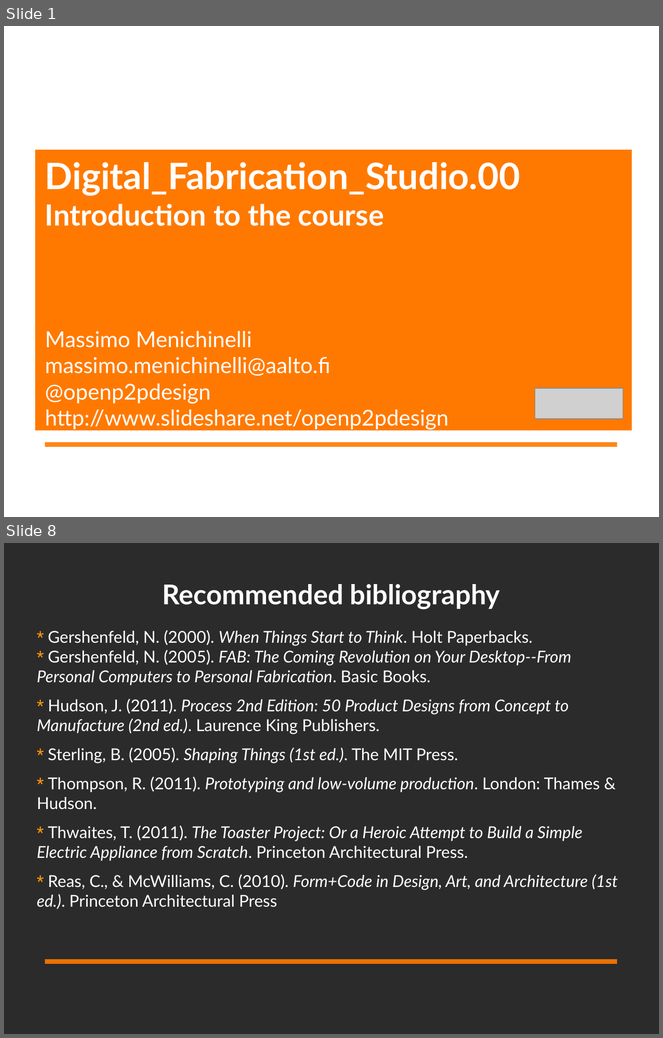
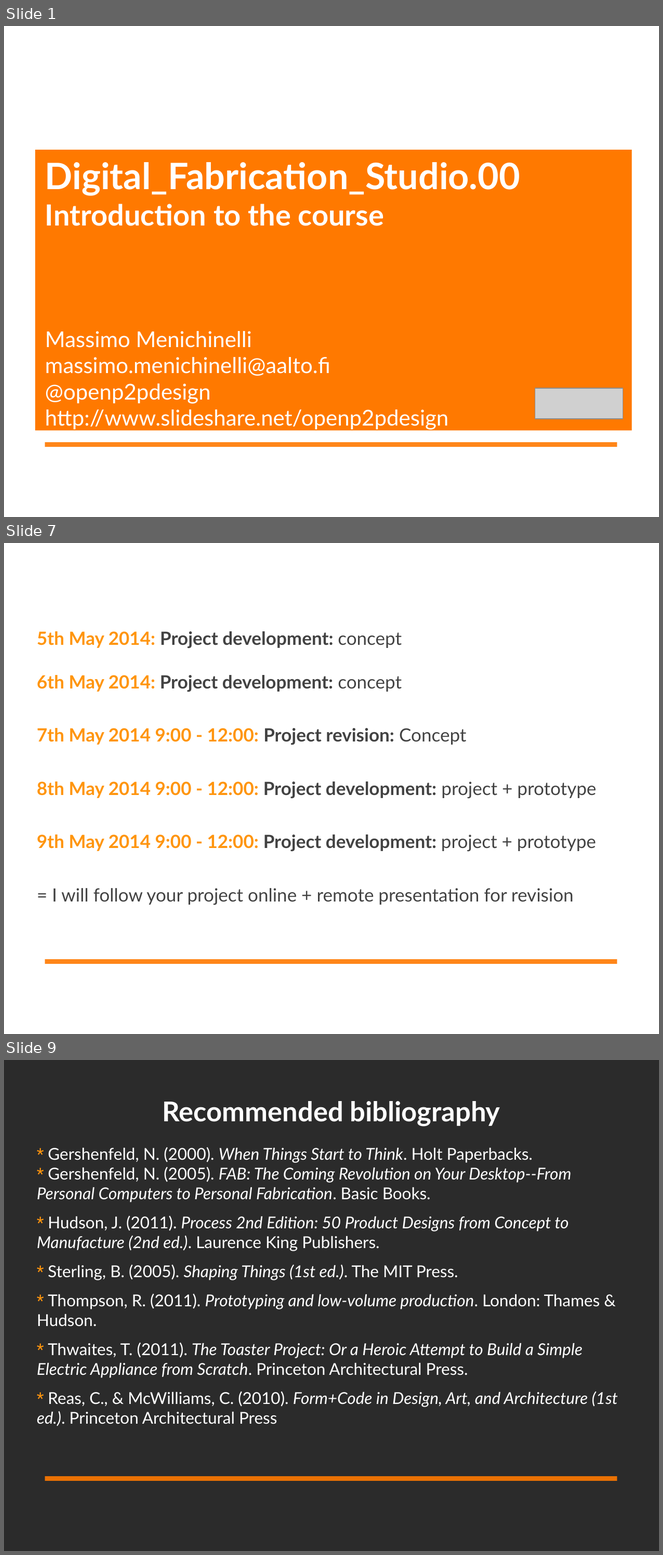
Before and after one commit to DigitalFabricationStudio/Slides, a slide deck: libreoffice/DigitalFabricationStudio.00__Introduction.odp. Shown one above the other, each under a label of ours: slides 1 and 8 before the commit, slides 1, 7 and 9 after it; the slides between them are not shown. The pictures are 663x1038 and 663x1555 pixels, drawn with LibreOffice and Linux fonts; fonts in the diff are those of the drawing; grey boxes stand for pictures; background and template pictures are left out; a plain dark background stands for a picture behind light text. Boxes give left, top, right and bottom in pixels: in the first picture for what was removed or moved away, otherwise in the second. Text is boxed around its words. In the diff, an @@ line names an element or a change of style, - is before the commit and + after.

```diff
--- a/libreoffice/DigitalFabricationStudio.00__Introduction.odp
+++ b/libreoffice/DigitalFabricationStudio.00__Introduction.odp
@@ slide 7 added at (4,543,659,1034), background picture (left out); not listed: 1 template element that a slide beside it also shows @@
@@ title added at (37,563,626,625), 30 pt, text #FFFFFF, bold @@
+25438 Digital Fabrication Studio #04
@@ text added at (37,631,596,905), 20 pt, text #424242, bold @@
+5th May 2014: Project development: concept
+6th May 2014: Project development: concept
+7th May 2014 9:00 - 12:00: Project revision: Concept
+8th May 2014 9:00 - 12:00: Project development: project + prototype
+9th May 2014 9:00 - 12:00: Project development: project + prototype
+= I will follow your project online + remote presentation for revision
@@ what was slide 8 is now slide 9 @@
```
Also in this commit, not shown: 11 slides changed, 1 other slide added, 1 slide removed, 3 other files.
